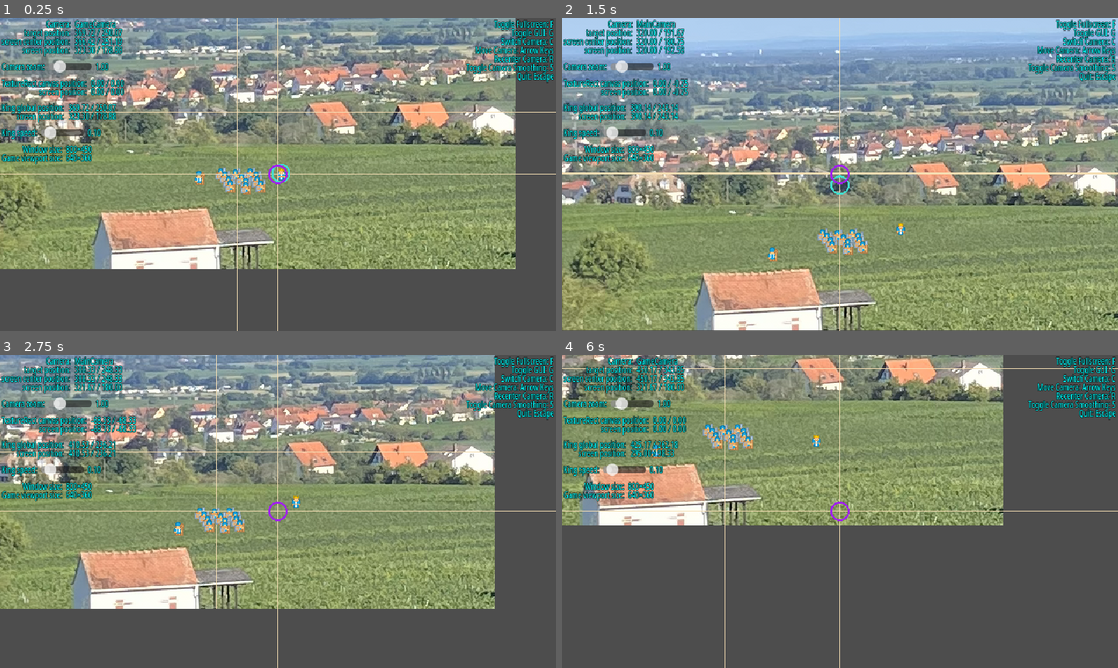
Above: before the commit, frames 1-4 (two rows, left to right).
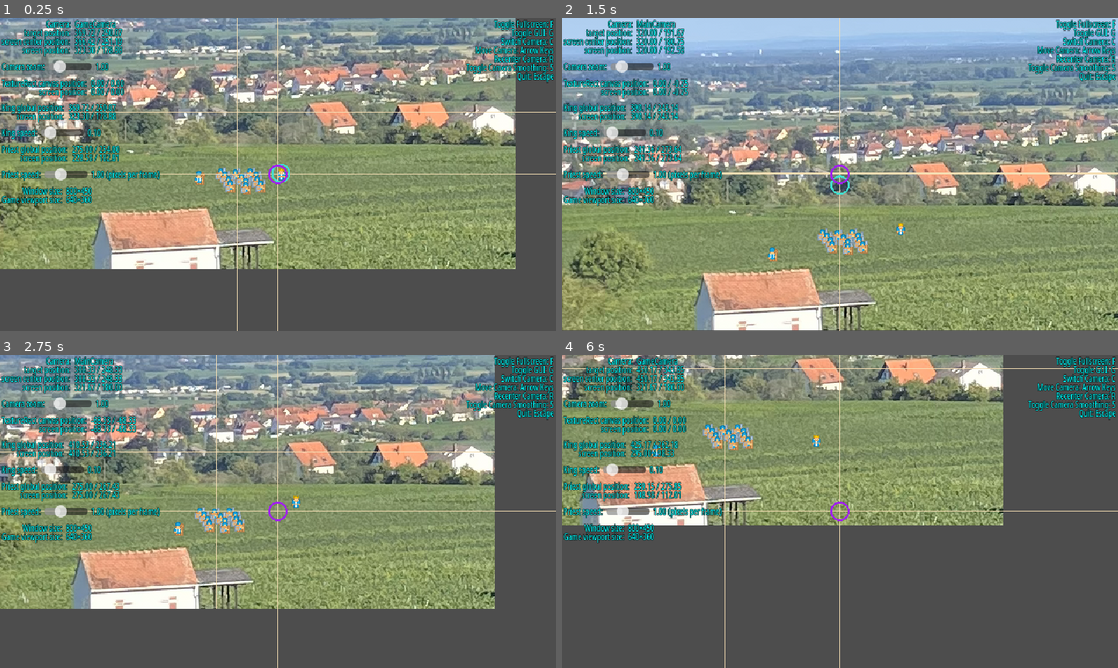
Above: after the commit, the same moments.

Repository: Toxe/godot-pixel-style
Game: Godot game, scene res://scenes/main.tscn
Two runs of this game, one before a commit and one after it. Both use one fixed random seed, a clock stepped at 60 frames per second and the inputs below.
Inputs:
- Up to frame 1 (0.25 s): no input
- Up to frame 2 (1.5 s): tap Enter at 0.5 s; hold Right (ui_right) 0.53-1.28 s; hold R (recenter_camera) 0.53-1.28 s; hold Down (ui_down) from 1.28 s (still down); tap C (switch_camera) at 1.35 s
- Up to frame 3 (2.75 s): release Down (ui_down) at 2.03 s; hold Right (ui_right) from 2.03 s (still down); hold S (toggle_camera_smoothing) from 2.03 s (still down)
- Up to frame 4 (6 s): release Right (ui_right) at 2.78 s; release S (toggle_camera_smoothing) at 2.78 s; hold Up (ui_up) 2.78-3.53 s; tap G (toggle_gui) at 2.85, 5.85 s; hold R (recenter_camera) 3.53-4.28 s; hold Left (ui_left) 3.53-5.03 s; tap C (switch_camera) at 4.35 s; hold Down (ui_down) 5.03-5.78 s; hold S (toggle_camera_smoothing) 5.03-5.78 s; hold Right (ui_right) from 5.78 s (still down)

The runs differ from the first frame. In frame 1, 2.0% of the frame differs, in the area x 0-29%, y 40-61%; in frame 2, 2.0%; in frame 3, 2.0%; in frame 4, 2.0%.

Commit message:
Add priest label and speed slider

Diff:
--- a/PixelStyle/scenes/gui.gd
+++ b/PixelStyle/scenes/gui.gd
@@ -11,6 +11,9 @@
 @onready var king_label: Label = $HBoxContainer/VBoxContainer/HBoxContainer3/KingLabel
 @onready var king_speed_slider: HSlider = $HBoxContainer/VBoxContainer/HBoxContainer4/KingSpeedSlider
 @onready var king_speed_label: Label = $HBoxContainer/VBoxContainer/HBoxContainer4/KingSpeedLabel
+@onready var priest_label: Label = $HBoxContainer/VBoxContainer/HBoxContainer7/PriestLabel
+@onready var priest_speed_slider: HSlider = $HBoxContainer/VBoxContainer/HBoxContainer8/PriestSpeedSlider
+@onready var priest_speed_label: Label = $HBoxContainer/VBoxContainer/HBoxContainer8/PriestSpeedLabel
 @onready var window_size_label: Label = $HBoxContainer/VBoxContainer/HBoxContainer5/WindowSizeLabel
 
 
@@ -21,12 +24,15 @@
     camera_label.text = "%s\n%s\n%s\n%s" % [camera_manager.current_camera.name, format_position(camera_manager.current_ …(185 unchanged characters)…
     texture_rect_label.text = "%s\n%s" % [format_position(texture_rect.get_canvas_transform().origin), format_position(texture_rect.get_screen_transform().origin)]
     king_label.text = "%s\n%s" % [format_position(game.king.global_position), format_position(game.king.get_screen_transform().origin)]
+    priest_label.text = "%s\n%s" % [format_position(game.priest.global_position), format_position(game.priest.get_screen_transform().origin)]
     window_size_label.text = "%s\n%s" % [format_size(get_window().size), format_size((game.get_viewport() as SubViewport).size)]
 
     camera_zoom_slider.value = camera_manager.current_camera.zoom.x
     camera_zoom_label.text = "%.2f" % camera_manager.current_camera.zoom.x
     king_speed_slider.value = game.king_speed
     king_speed_label.text = "%.2f" % game.king_speed
+    priest_speed_slider.value = game.priest_speed
+    priest_speed_label.text = "%.2f (pixels per frame)" % game.priest_speed
 
     queue_redraw()
 
@@ -74,3 +80,8 @@
 func _on_king_speed_slider_value_changed(value: float) -> void:
     game.king_speed = value
     king_speed_label.text = "%.2f" % game.king_speed
+
+
+func _on_priest_speed_slider_value_changed(value: float) -> void:
+    game.priest_speed = value
+    priest_speed_label.text = "%.2f" % game.priest_speed
--- a/PixelStyle/scenes/gui.tscn
+++ b/PixelStyle/scenes/gui.tscn
@@ -98,6 +98,37 @@
 layout_mode = 2
 text = "???"
 
+[node name="HBoxContainer7" type="HBoxContainer" parent="HBoxContainer/VBoxContainer"]
+layout_mode = 2
+
+[node name="Label" type="Label" parent="HBoxContainer/VBoxContainer/HBoxContainer7"]
+layout_mode = 2
+text = "Priest global position:
+screen position:"
+horizontal_alignment = 2
+
+[node name="PriestLabel" type="Label" parent="HBoxContainer/VBoxContainer/HBoxContainer7"]
+layout_mode = 2
+text = "???"
+
+[node name="HBoxContainer8" type="HBoxContainer" parent="HBoxContainer/VBoxContainer"]
+layout_mode = 2
+
+[node name="Label" type="Label" parent="HBoxContainer/VBoxContainer/HBoxContainer8"]
+layout_mode = 2
+text = "Priest speed:"
+
+[node name="PriestSpeedSlider" type="HSlider" parent="HBoxContainer/VBoxContainer/HBoxContainer8"]
+custom_minimum_size = Vector2(50, 0)
+layout_mode = 2
+focus_mode = 0
+max_value = 3.0
+step = 0.01
+
+[node name="PriestSpeedLabel" type="Label" parent="HBoxContainer/VBoxContainer/HBoxContainer8"]
+layout_mode = 2
+text = "???"
+
 [node name="HBoxContainer5" type="HBoxContainer" parent="HBoxContainer/VBoxContainer"]
 layout_mode = 2
 
@@ -125,3 +156,4 @@
 
 [connection signal="value_changed" from="HBoxContainer/VBoxContainer/HBoxContainer6/CameraZoomSlider" to="." method="_on_camera_zoom_slider_value_changed"]
 [connection signal="value_changed" from="HBoxContainer/VBoxContainer/HBoxContainer4/KingSpeedSlider" to="." method="_on_king_speed_slider_value_changed"]
+[connection signal="value_changed" from="HBoxContainer/VBoxContainer/HBoxContainer8/PriestSpeedSlider" to="." method="_on_priest_speed_slider_value_changed"]
